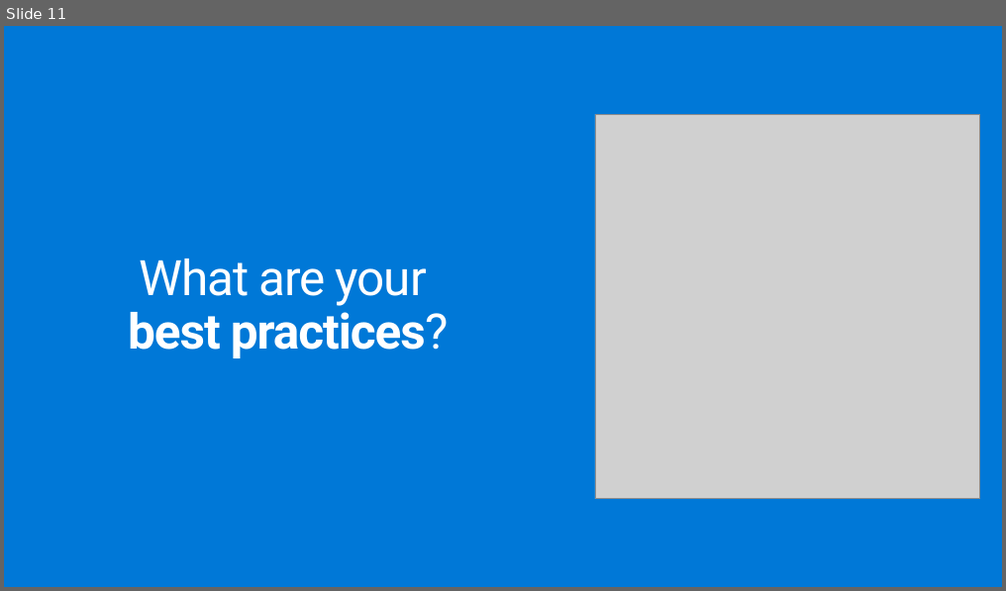
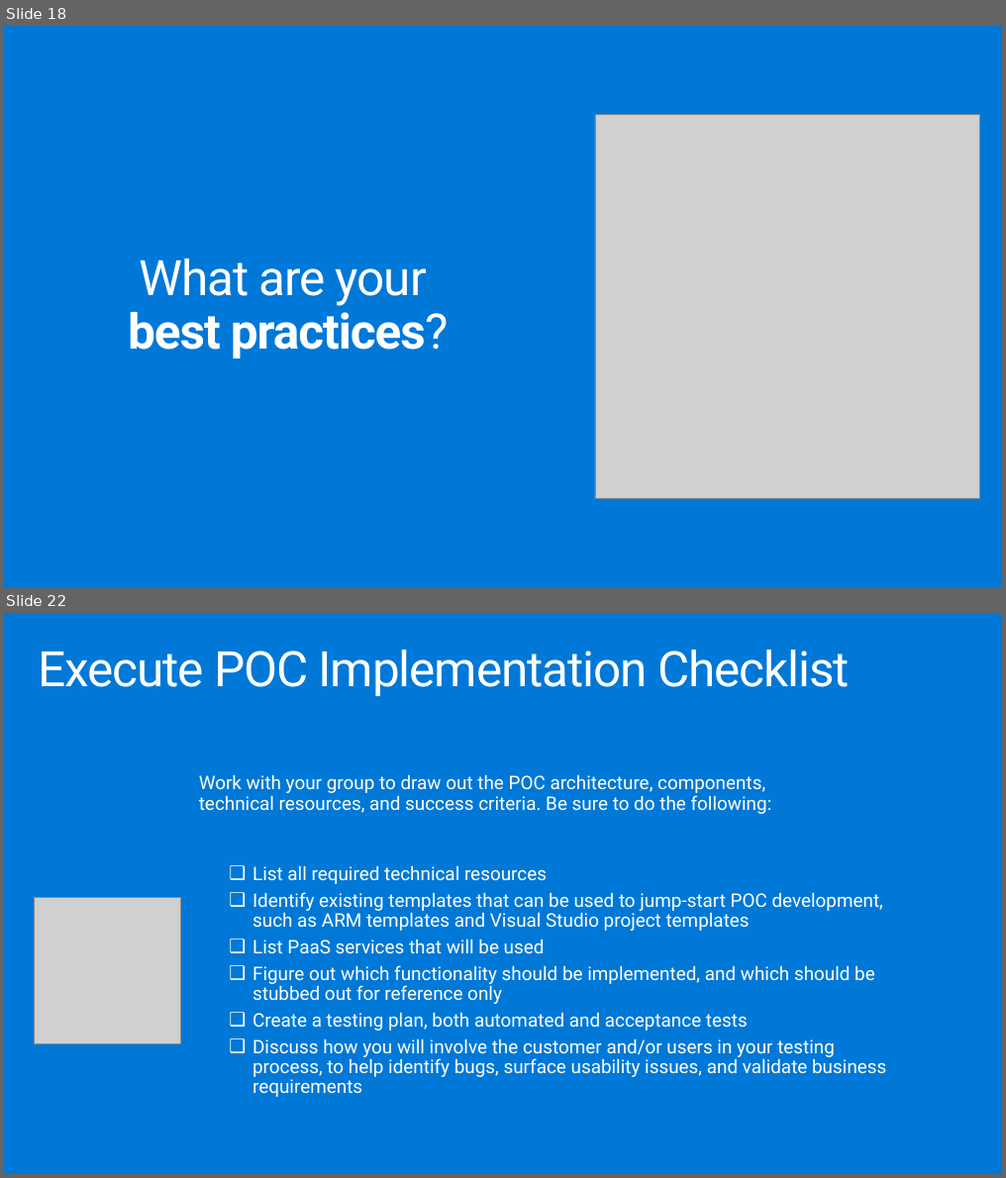
Before and after one commit to solliancenet/ica-wbs, a slide deck: Financial service modernization workshop/mastering-the-ads-deck.pptx. Shown one above the other, each under a label of ours: slide 11 before the commit, slides 18 and 22 after it; the slides between them are not shown. The pictures are 1006x591 and 1006x1178 pixels, drawn with LibreOffice and Linux fonts; fonts in the diff are those of the drawing; grey boxes stand for pictures. Boxes give left, top, right and bottom in pixels: in the first picture for what was removed or moved away, otherwise in the second. Text is boxed around its words. In the diff, an @@ line names an element or a change of style, - is before the commit and + after.

```diff
--- a/Financial service modernization workshop/mastering-the-ads-deck.pptx
+++ b/Financial service modernization workshop/mastering-the-ads-deck.pptx
@@ slide 22 added at (4,613,1002,1174), background #0078D7 @@
@@ title added at (38,650,849,696), 47 pt, text #FFFFFF @@
+Execute POC Implementation Checklist
@@ text added at (199,774,772,814), 18 pt, text #FFFFFF @@
+Work with your group to draw out the POC architecture, components, technical resources, and success criteria. Be sure to do the following:
@@ text added at (252,865,886,1097), 18 pt, text #FFFFFF @@
+❑ List all required technical resources
+❑ Identify existing templates that can be used to jump-start POC development, such as ARM templates and Visual Studio project templates
+❑ List PaaS services that will be used
+❑ Figure out which functionality should be implemented, and which should be stubbed out for reference only
+❑ Create a testing plan, both automated and acceptance tests
+❑ Discuss how you will involve the customer and/or users in your testing process, to help identify bugs, surface usability issues, and validate business requirements
@@ picture added at (35,897,180,1044) @@
@@ what was slide 11 is now slide 18 @@
```
Also in this commit, not shown: 1 slide changed, 11 other slides added.
